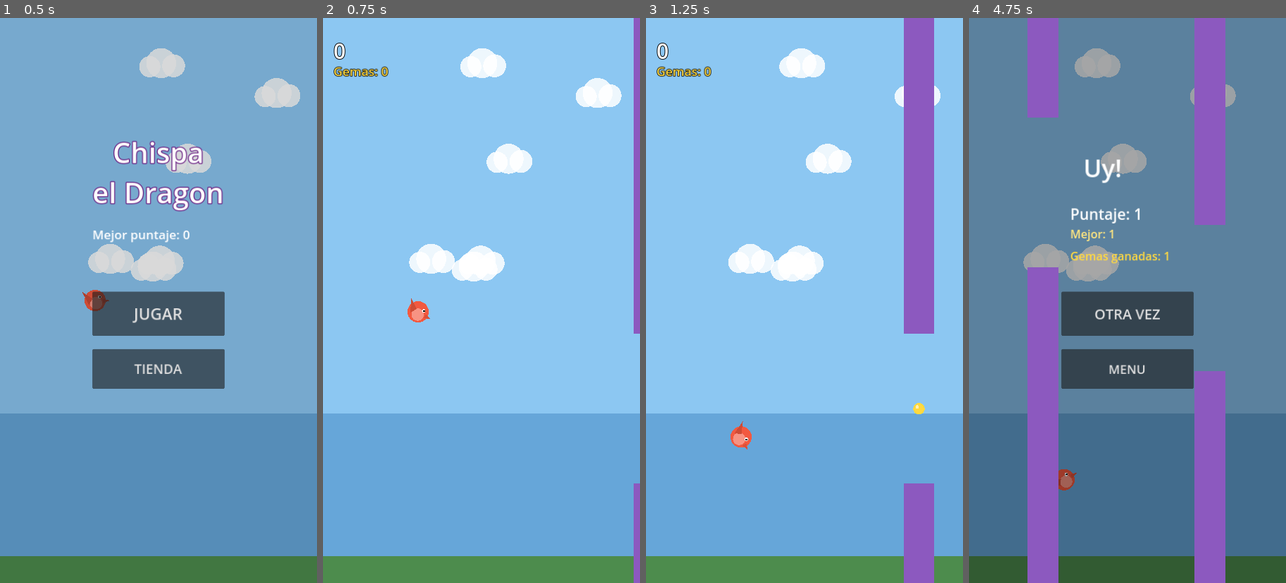
Above: before the commit, frames 1-4 (left to right).
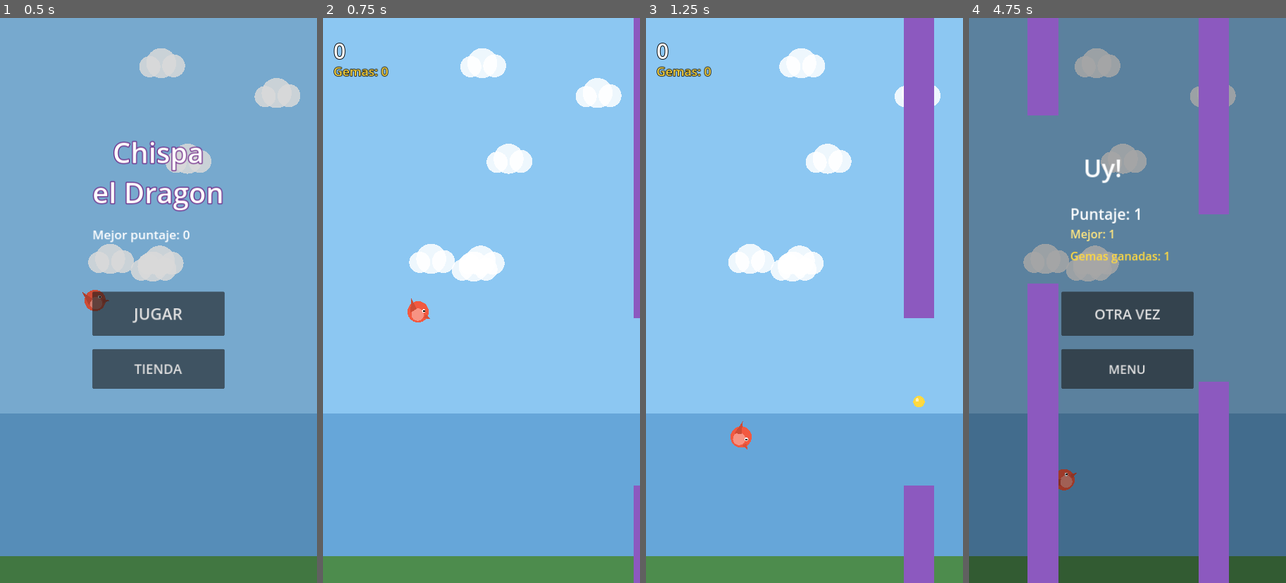
Above: after the commit, the same moments.

Repository: rvissoa/PruebasClaude
Game: Godot game, scene res://scenes/Main.tscn
The game is run twice, just before and just after one commit, with the same random seed, the same clock (stepped at 60 frames per second) and the same inputs.
Inputs (mouse positions are in pixels of both pictures, inside the frame that each line leads up to):
- Up to frame 1 (0.5 s): no input
- Up to frame 2 (0.75 s): click "JUGAR" at 0.5 s
- Up to frame 3 (1.25 s): no input
- Up to frame 4 (4.75 s): move the mouse to (1197, 272) at 1.27 s; press the mouse at (1197, 272) at 1.28 s; tap Space at 1.52, 1.82, 4.52 s; release the mouse at (1197, 272) at 2 s; drag from (1064, 328) to (1162, 176) at 2.02 s; move the mouse to (1159, 176) at 2.77 s; press the mouse at (1159, 176) at 2.78 s; release the mouse at (1159, 176) at 3.5 s; drag from (1111, 413) to (1003, 532) at 3.52 s; move the mouse to (1222, 385) at 4.27 s; press the mouse at (1222, 385) at 4.28 s

Frame 1 is identical in both runs. In frame 2, less than 0.1% of the frame differs, in the area x 98-100%, y 53-83%; in frame 3, 0.4%; in frame 4, 2.4%, in the area x 18-82%, y 0-100%.

Commit message:
Suavizar curva de dificultad en Chispa el Dragon
Da un periodo de gracia de 3 obstaculos antes de que la dificultad
empiece a subir, extiende la rampa hasta el puntaje 30 (antes 12) y
reduce cuanto se achica el hueco / acelera la velocidad en el maximo,
para que la partida no se ponga imposible en los primeros segundos.

Co-Authored-By: Claude Sonnet 5 <noreply@anthropic.com>
Claude-Session: https://claude.ai/code/session_01AY4qLw2rXSxxVbiSQgzQaN

Diff:
--- a/chispa-el-dragon/scripts/Main.gd
+++ b/chispa-el-dragon/scripts/Main.gd
@@ -16,13 +16,27 @@
 
 enum State { MENU, PLAYING, GAME_OVER, SHOP }
 
+# --- Difficulty tuning ---------------------------------------------------
+# GRACE_OBSTACLES: first N gaps always spawn at minimum difficulty, so a kid
+#   gets a few easy passes to find the flap rhythm before anything tightens.
+# DIFFICULTY_SCORE_CAP: score at which difficulty reaches 100% (gap at its
+#   smallest, speed/spawn rate at their fastest). Raised from the original
+#   12 so the ramp takes a full short session to max out instead of ~15s.
+# GAP_SHRINK_FACTOR / SPEED_MULTIPLIER: how small/fast things get at 100%
+#   difficulty, as a fraction/multiple of the base values below. Softened
+#   from .72/1.5 so the hardest state is still passable, not punishing.
+const GRACE_OBSTACLES: float = 3.0
+const DIFFICULTY_SCORE_CAP: float = 30.0
+const GAP_SHRINK_FACTOR: float = 0.82
+const SPEED_MULTIPLIER: float = 1.3
+
 var state: int = State.MENU
 var dragon
 var obstacles: Array = []
 var spawn_timer: float = 0.0
 var spawn_interval: float = 1.6
 var base_speed: float = 240.0
-var base_gap: float = 340.0
+var base_gap: float = 380.0
 var rng := RandomNumberGenerator.new()
 
 var background
@@ -116,9 +130,10 @@
 			obstacle.queue_free()
 
 func _spawn_obstacle() -> void:
-	var difficulty: float = clamp(GameState.run_score / 12.0, 0.0, 1.0)
-	var gap: float = lerp(base_gap, base_gap * 0.72, difficulty)
-	var speed: float = lerp(base_speed, base_speed * 1.5, difficulty)
+	var ramp_score: float = max(0.0, GameState.run_score - GRACE_OBSTACLES)
+	var difficulty: float = clamp(ramp_score / DIFFICULTY_SCORE_CAP, 0.0, 1.0)
+	var gap: float = lerp(base_gap, base_gap * GAP_SHRINK_FACTOR, difficulty)
+	var speed: float = lerp(base_speed, base_speed * SPEED_MULTIPLIER, difficulty)
 	spawn_interval = lerp(1.6, 1.05, difficulty)
 
 	var margin: float = 160.0
